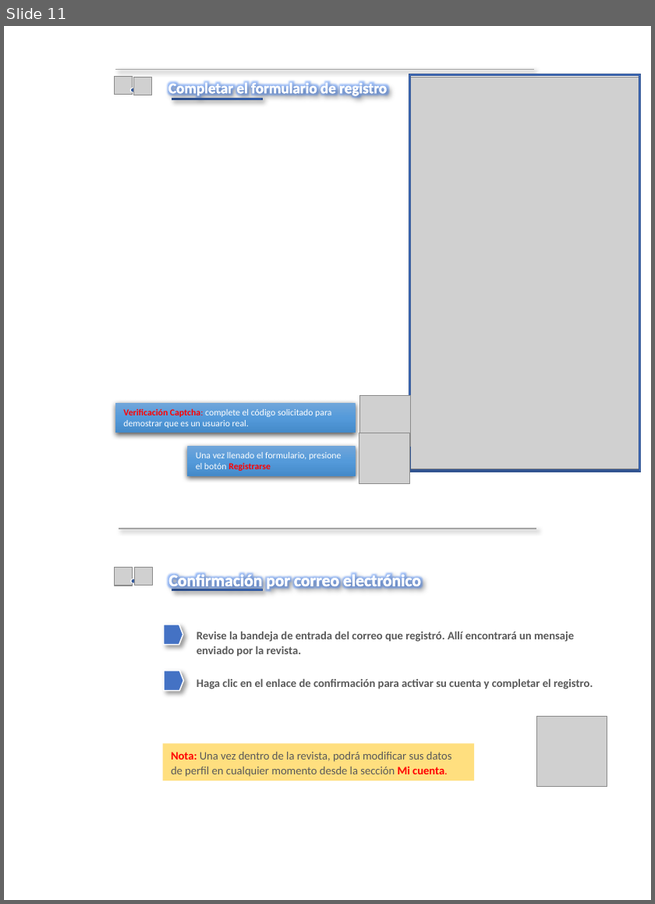
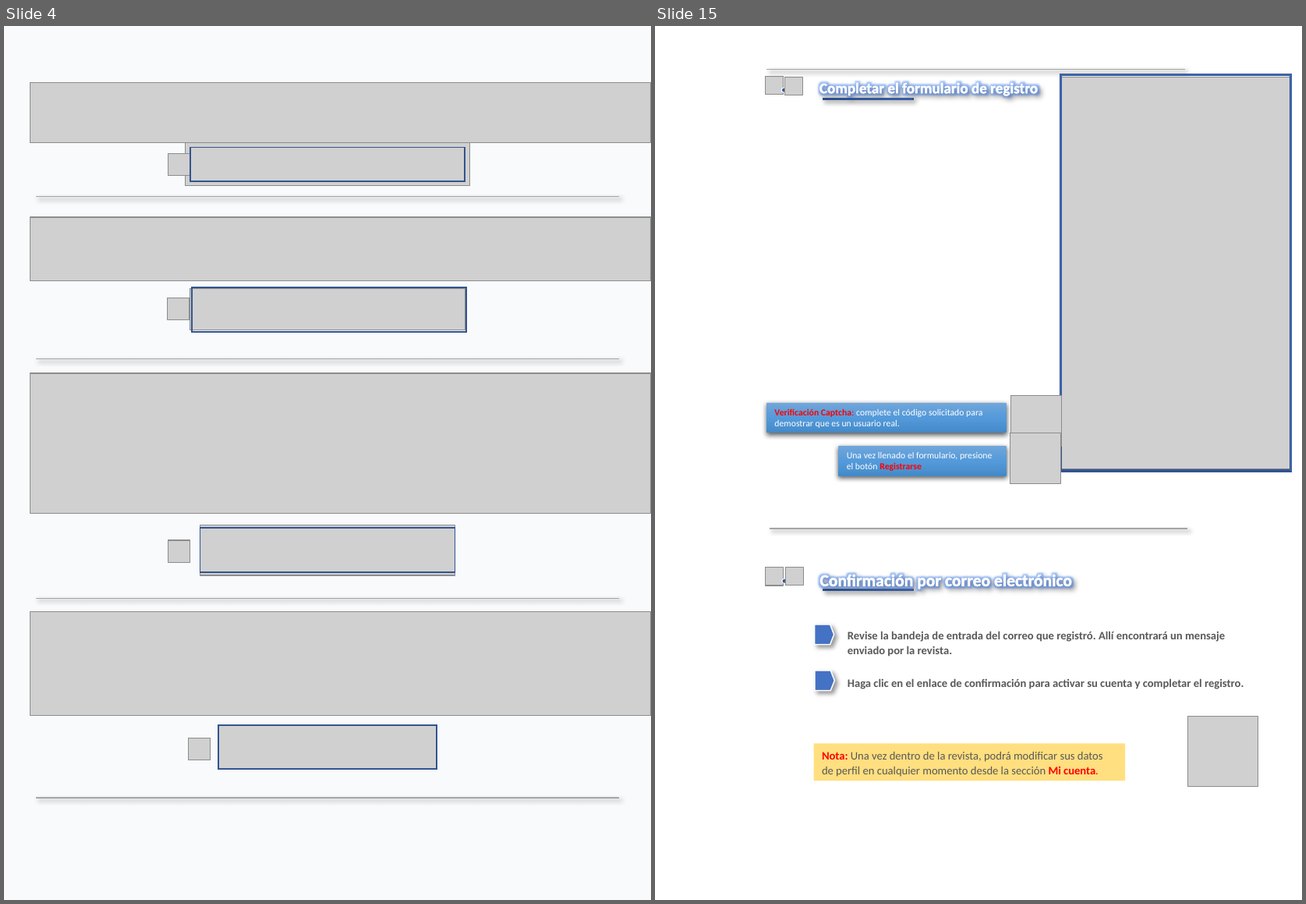
Before and after one commit to rolday93-debug/Conversor, a slide deck: manual/manual.pptx. Shown side by side, each under a label of ours: slide 11 before the commit, slides 4 and 15 after it; the slides between them are not shown. The pictures are 655x904 and 1306x904 pixels, drawn with LibreOffice and Linux fonts; fonts in the diff are those of the drawing; grey boxes stand for pictures; background and template pictures are left out. Boxes give left, top, right and bottom in pixels: in the first picture for what was removed or moved away, otherwise in the second. Text is boxed around its words. In the diff, an @@ line names an element or a change of style, - is before the commit and + after.

```diff
--- a/manual/manual.pptx
+++ b/manual/manual.pptx
@@ slide 4 added at bbox=[4, 26, 651, 900], background #F8FAFC @@
@@ picture added at bbox=[31, 83, 651, 143] @@
@@ picture added at bbox=[169, 153, 190, 176] @@
@@ picture added at bbox=[186, 143, 470, 186] @@
@@ frame added at bbox=[190, 147, 465, 181], fill #4472C4, outline #325491 1 pt @@
@@ line added from (36, 196) to (620, 196), #A5A5A5 1 pt @@
@@ picture added at bbox=[31, 218, 651, 282] @@
@@ picture added at bbox=[168, 298, 190, 321] @@
@@ picture added at bbox=[190, 288, 465, 330] @@
@@ frame added at bbox=[191, 287, 467, 332], fill #4472C4, outline #325491 1 pt @@
@@ picture added at bbox=[31, 373, 651, 513] @@
@@ line added from (36, 359) to (620, 359), #A5A5A5 1 pt @@
@@ picture added at bbox=[169, 540, 190, 563] @@
@@ picture added at bbox=[200, 525, 455, 575] @@
@@ frame added at bbox=[200, 528, 455, 572], fill #4472C4, outline #325491 1 pt @@
@@ line added from (36, 599) to (620, 599), #A5A5A5 1 pt @@
@@ picture added at bbox=[31, 612, 651, 716] @@
@@ picture added at bbox=[218, 726, 438, 769] @@
@@ frame added at bbox=[218, 725, 438, 769], fill #4472C4, outline #325491 1 pt @@
@@ picture added at bbox=[188, 738, 211, 761] @@
@@ line added from (36, 798) to (620, 798), #A5A5A5 1 pt @@
@@ what was slide 11 is now slide 15 @@
```
Also in this commit, not shown: 2 slides changed, 6 other slides added, 3 slides removed, 9 other files.
